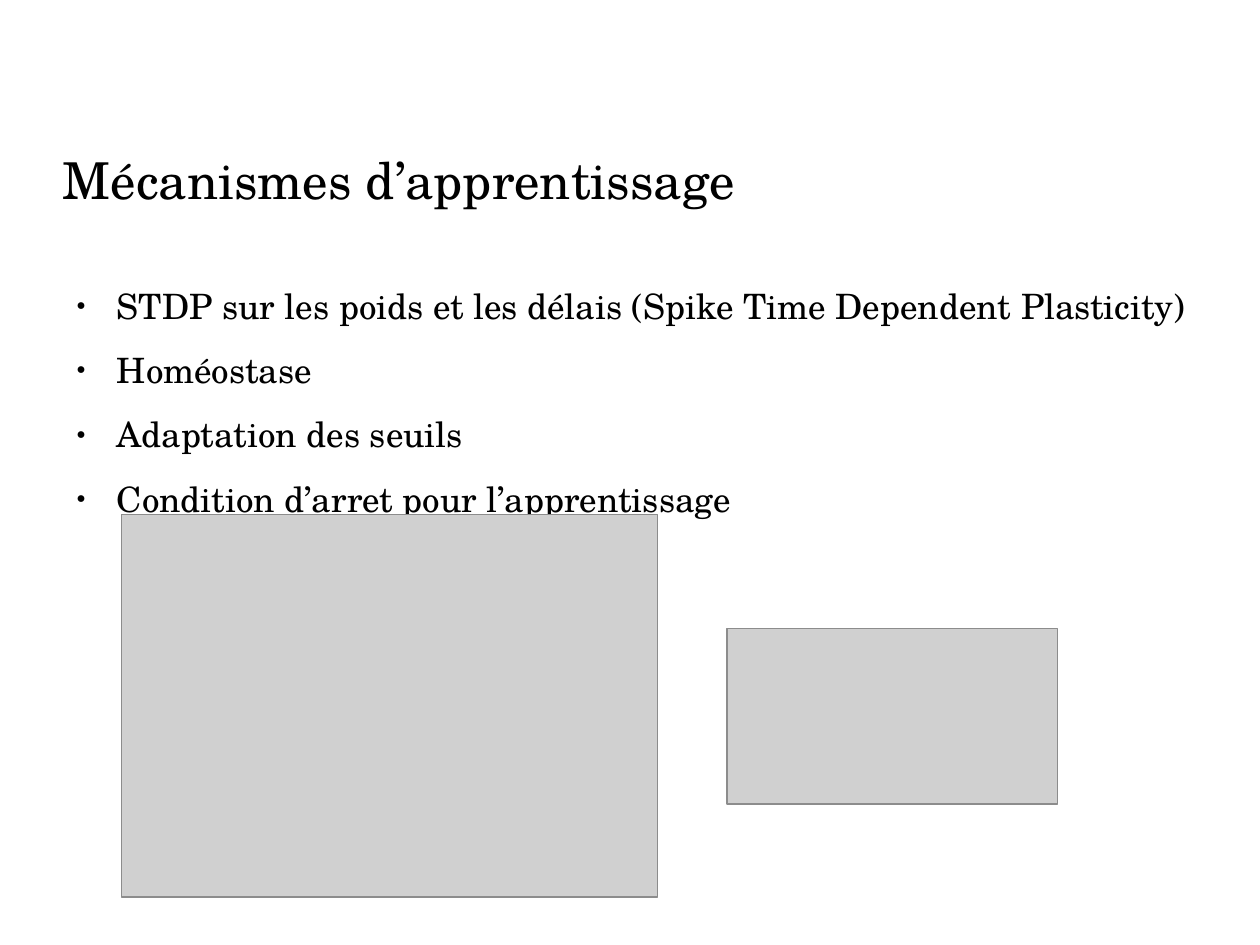
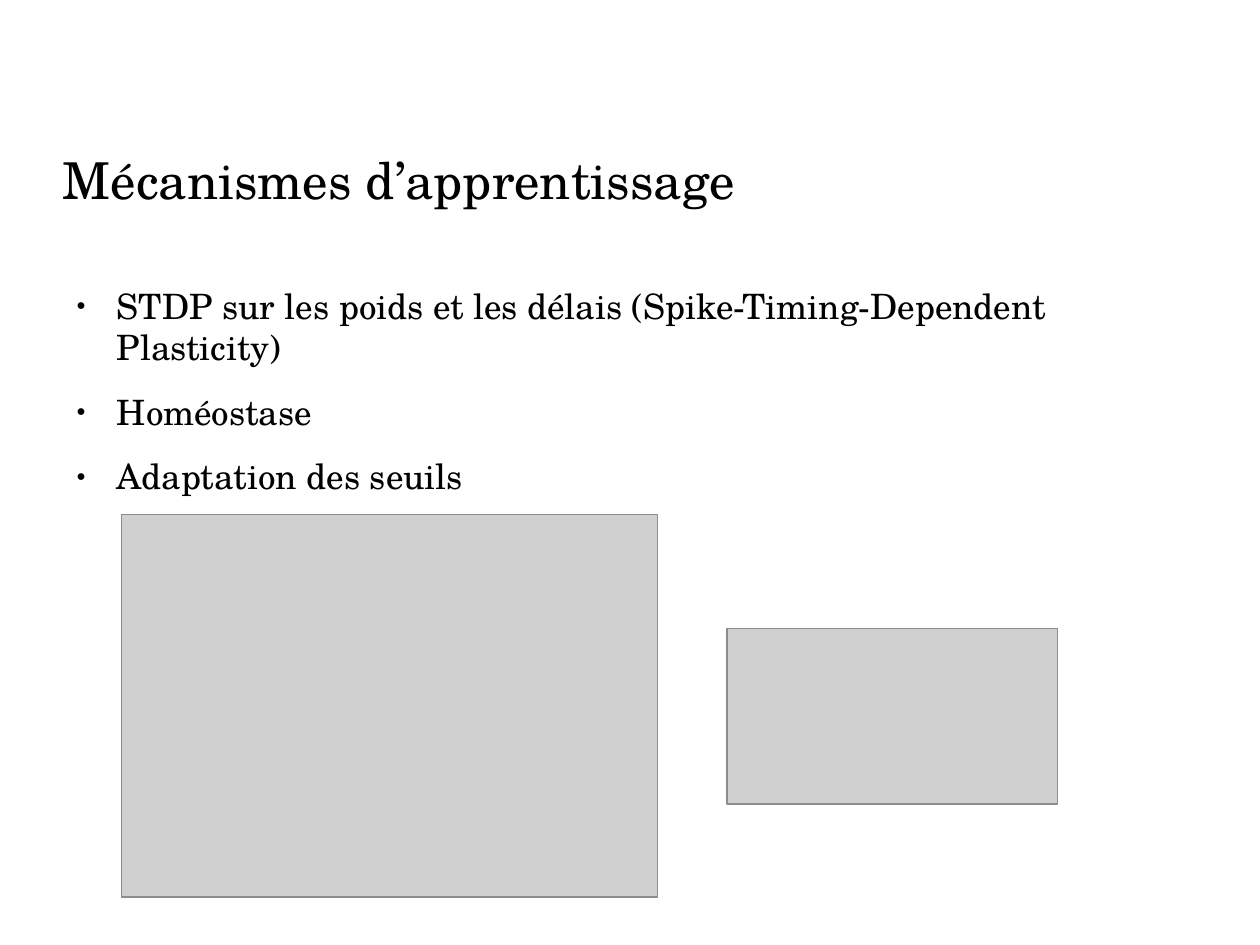
Before and after one commit to HugoBulzomi/SNN_Delay_Learning, a slide deck: slide 6 of DS4H_presentation.odp. Drawn at 1260x945 pixels with LibreOffice and Linux fonts; fonts in the diff are those of the drawing; grey boxes stand for pictures; background and template pictures are left out. Boxes give left, top, right and bottom in pixels: in the first picture for what was removed or moved away, otherwise in the second. Text is boxed around its words. In the diff, an @@ line names an element or a change of style, - is before the commit and + after.

```diff
--- a/DS4H_presentation.odp
+++ b/DS4H_presentation.odp
@@ text at <box>117,293,1046,367</box>: text changed @@
-● STDP sur les poids et les délais (Spike Time Dependent Plasticity)
+● STDP sur les poids et les délais (Spike-Timing-Dependent Plasticity)
@@ text at <box>117,486,731,523</box>: paragraph removed @@
-● Condition d’arret pour l’apprentissage
```
Also in this commit, not shown: 5 other slides changed, 1 other file.
